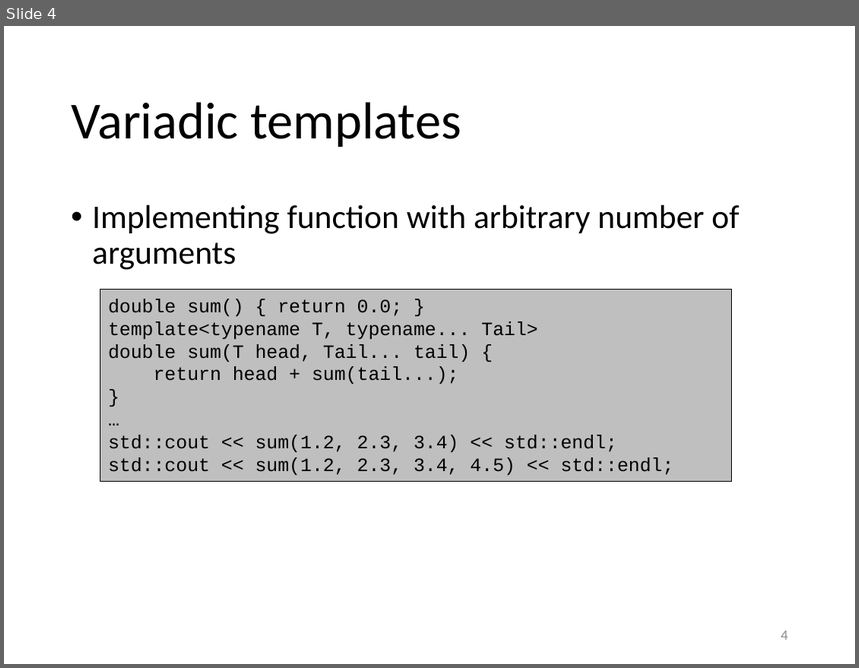
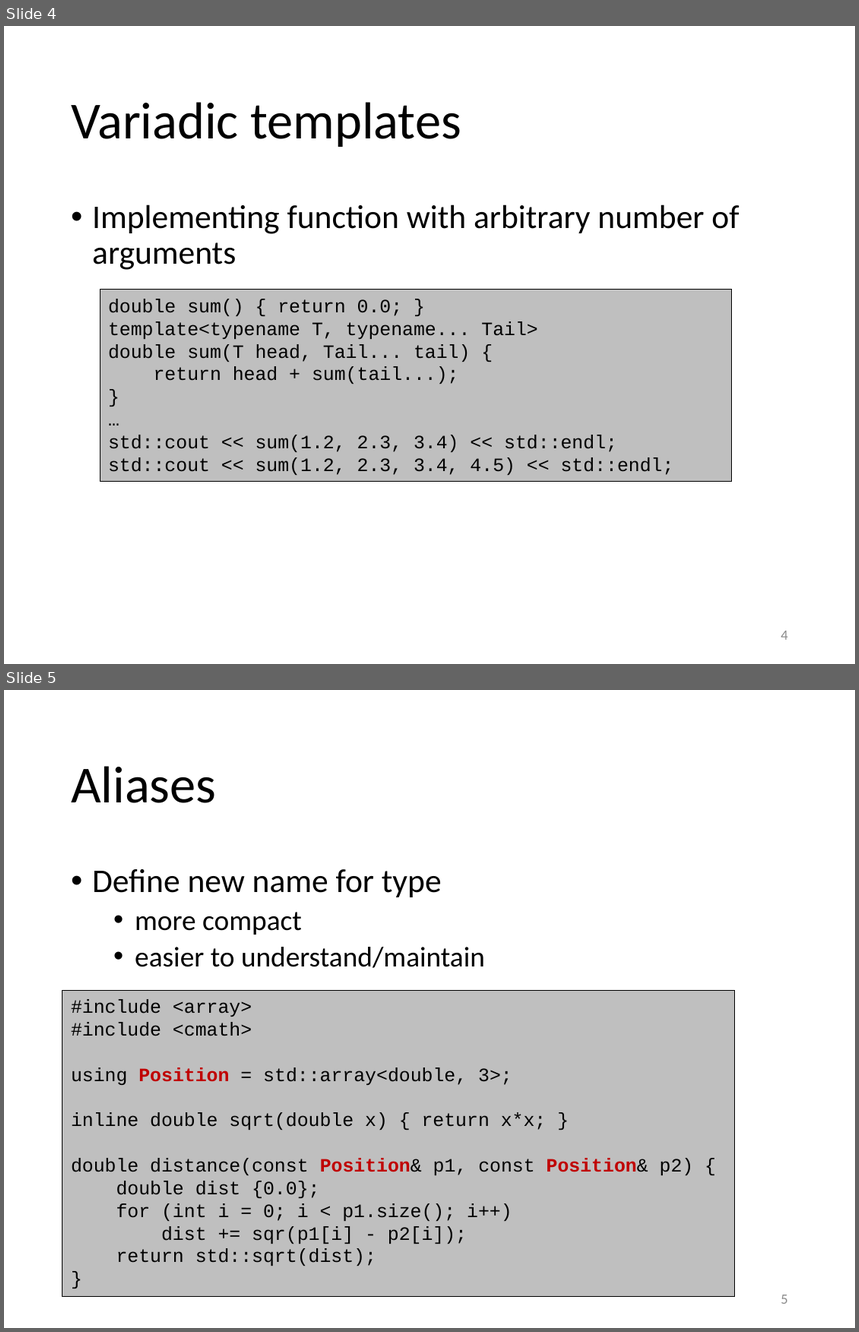
Before and after one commit to gjbex/training-material, a slide deck: CPlusPlus/05_essential_cpp_templates.pptx. Shown one above the other, each under a label of ours: slide 4 before the commit, slides 4 and 5 after it. The pictures are 859x668 and 859x1332 pixels, drawn with LibreOffice and Linux fonts; fonts in the diff are those of the drawing. Boxes give left, top, right and bottom in pixels: in the first picture for what was removed or moved away, otherwise in the second. Text is boxed around its words. In the diff, an @@ line names an element or a change of style, - is before the commit and + after.

```diff
--- a/CPlusPlus/05_essential_cpp_templates.pptx
+++ b/CPlusPlus/05_essential_cpp_templates.pptx
@@ slide 5 added at <box>4,690,855,1328</box>, background #FFFFFF @@
@@ title added at <box>71,766,216,803</box>, 44 pt, text #000000 @@
+Aliases
@@ text added at <box>92,869,485,968</box>, 24 pt, text #000000 @@
+• Define new name for type
+  • more compact
+  • easier to understand/maintain
@@ rectangle added at <box>63,990,735,1297</box>, fill #BFBFBF, outline #000000 0.75 pt, 16 pt, text #000000 @@
+#include <array>
+#include <cmath>
+using Position = std::array<double, 3>;
+inline double sqrt(double x) { return x*x; }
+double distance(const Position& p1, const Position& p2) {
+double dist {0.0};
+for (int i = 0; i < p1.size(); i++)
+dist += sqr(p1[i] - p2[i]);
+return std::sqrt(dist);
+}
@@ page number added at <box>781,1295,788,1304</box>, 12 pt, text #8C8C8C @@
+5
```
Also in this commit, not shown: 1 slide changed.
